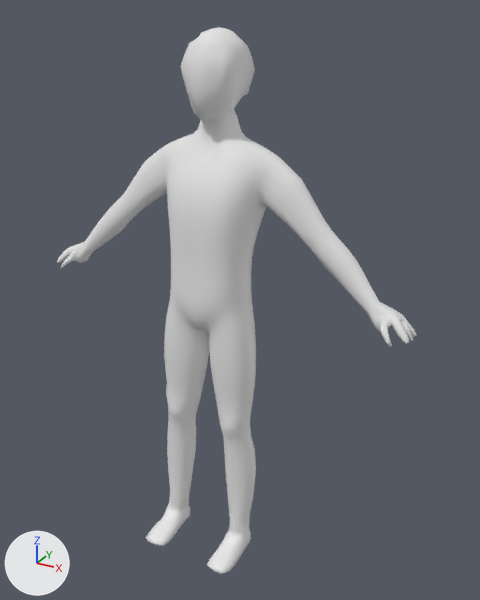
The Blender file animation.blend, before and after one commit.
One viewpoint serves both versions: a 50 mm lens placed at (1.072, -1.831, 0.379), pointed at (0.07, -0.009, -0.532). Lighting does not change. The marker at lower left points along +X, +Y and +Z.
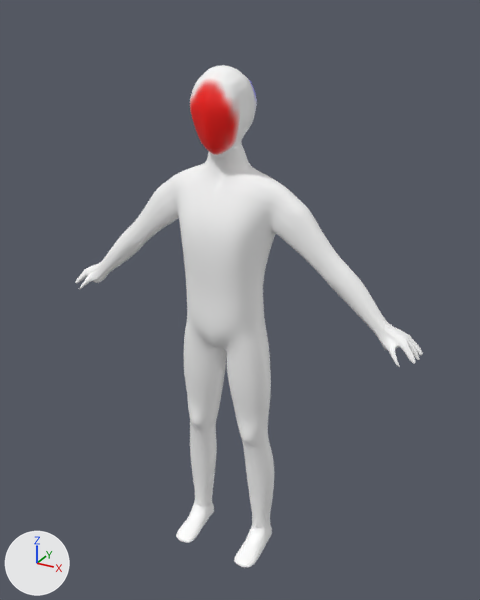
Location of each change, [x1, y1, x2, y2] in pixels of the pictures (480 x 600 px; the box of a moved part takes in the faces that stretch with it):
'Cube', reshaped, moved, turned: before [57, 27, 417, 574]; after [76, 65, 423, 567]
part 1 of me_cube_002, moved or reshaped: before [199, 84, 243, 128]; after [203, 120, 248, 160]
part 2 of me_cube_002, recoloured: before [57, 27, 417, 574]; after [76, 65, 423, 567]

Edits to the bpy script that builds the scene:
```text
Add mat_material_001:
    mat_material_001 = bpy.data.materials.new('Material.001')
    mat_material_001.use_nodes = True; mat_material_001.node_tree.nodes.clear()
    _N = mat_material_001.node_tree.nodes; _L = mat_material_001.node_tree.links
    n0 = _N.new('ShaderNodeBsdfPrincipled'); n0.name = 'Principled BSDF'
    n0.distribution = 'GGX'
    n0.subsurface_method = 'RANDOM_WALK_SKIN'
    n1 = _N.new('ShaderNodeOutputMaterial'); n1.name = 'Material Output'
    n2 = _N.new('ShaderNodeVertexColor'); n2.name = 'Vertex Color'
    _L.new(n0.outputs[0], n1.inputs[0])  # 'BSDF' to 'Surface'
    _L.new(n2.outputs[0], n0.inputs[0])  # 'Color' to 'Base Color'
Change me_cube_002:
    used by ob_cube; location = (-0.003, -0.175, -1.527); rotation_euler = (-0.0879, 0.00215, -0.00852), in degrees (-5, 0.1, -0.5); scale = (0.376, 0.376, 0.376)
    remove me_cube_002.from_pydata(...)  # 1200 vertices, 1243 faces, 6 loose edges; spans x -0.01..1.81, y -0.37..0.33, z 0.12..4.95
    add me_cube_002.from_pydata(...)  # 1198 vertices, 1239 faces, 6 loose edges; spans x 0.0..1.81, y -0.37..0.33, z 0.12..4.95
    me_cube_002 part 1
    6 vertices are removed from x -0.01..0.02, y 0.1..0.19, z 4.05..4.35
    12 faces are deleted
    5 vertices move from x 0.07..0.13, y -0.06..0.11, z 4.32..4.35 to x 0.09..0.13, y -0.06..0.1, z 4.32..4.34
    4 vertices are added at (0.0, 0.19, 4.05), (0.0, 0.17, 4.22), (0.0, 0.16, 4.35), (0.0, 0.18, 4.15)
    8 new faces join them, smooth
    me_cube_002 part 2: 1231 faces spanning x 0.0..1.81, y -0.37..0.33, z 0.12..4.95 switch from no material to mat_material_001
Change ob_cube:
    ob_cube.rotation_euler: (-0.0879, 0.00215, -0.00852) -> (0.0, 0.0, 0.0)  # degrees (-5, 0.1, -0.5) -> degrees (0, 0, 0)
    ob_cube.location: (-0.003, -0.175, -1.527) -> (0.009, -0.003, -1.637)
```
